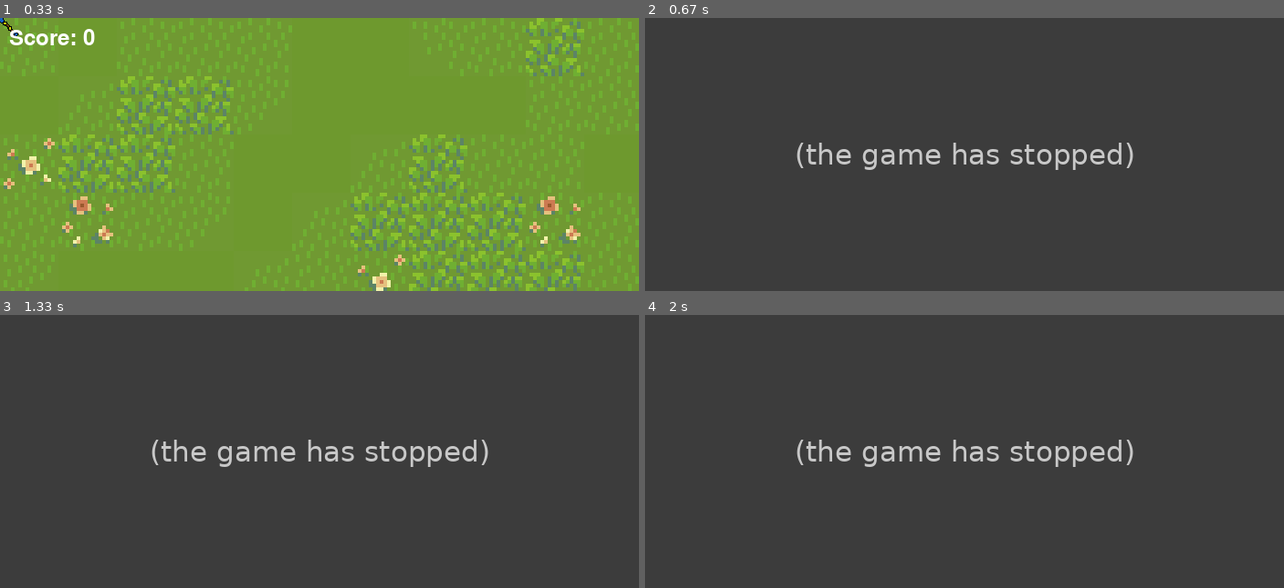
Above: before the commit, frames 1-4 (two rows, left to right).
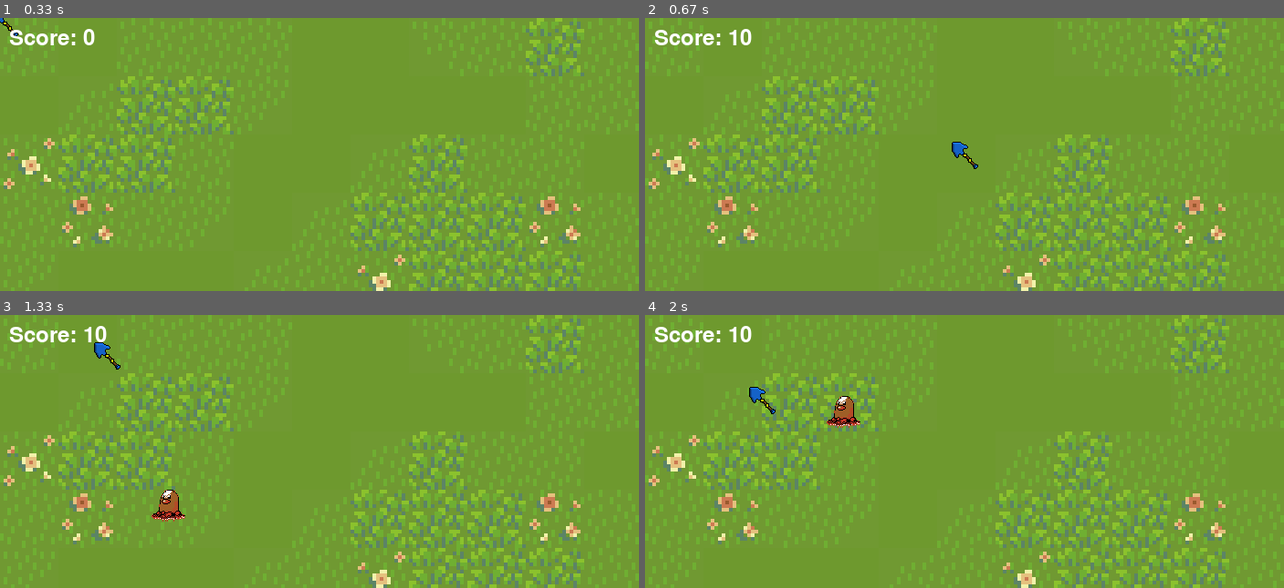
Above: after the commit, the same moments.

Repository: SimonDetmer/PyGame
Game: pygame game, started from HitTheMole.py
The game is run twice, just before and just after one commit, with the same random seed, the same clock (stepped at 60 frames per second) and the same inputs.
Inputs (mouse positions are in pixels of both pictures, inside the frame that each line leads up to):
- Up to frame 1 (0.33 s): no input
- Up to frame 2 (0.67 s): click (964, 154) at 0.38 s
- Up to frame 3 (1.33 s): click (383, 470) at 0.72 s; click (108, 355) at 1.05 s
- Up to frame 4 (2 s): click (836, 407) at 1.38 s; click (760, 399) at 1.72 s

Frame 1 is identical in both runs. In frame 2, 100% of the frame differs, in the area x 0-100%, y 0-100%; in frame 3, 100%; in frame 4, 100%.
Error before the commit: NameError: name 'hit_animation' is not defined (HitTheMole.py line 88); the game stopped at 0.42 s (later frames are placeholders)

Commit message:
Update-21-05-24-02

Diff:
--- a/HitTheMole.py
+++ b/HitTheMole.py
@@ -85,7 +85,6 @@
     if mouse_pressed[0]:  # Check if the left mouse button is pressed
         if show_mole and mole_rect.collidepoint(mouse_pos):
             hit_sound.play()
-            screen.blit(hit_animation, (mouse_pos))
             score += 10
             show_mole = False  # Hide the mole after it's hit
             mole_timer = current_time  # Reset the timer
